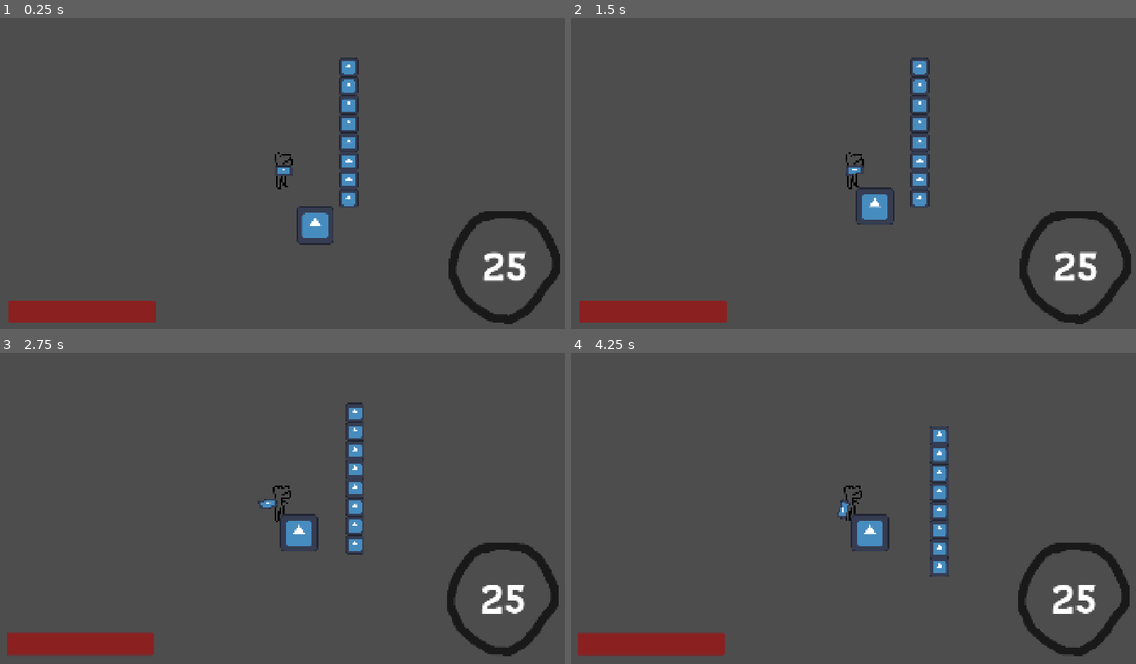
Above: before the commit, frames 1-4 (two rows, left to right).
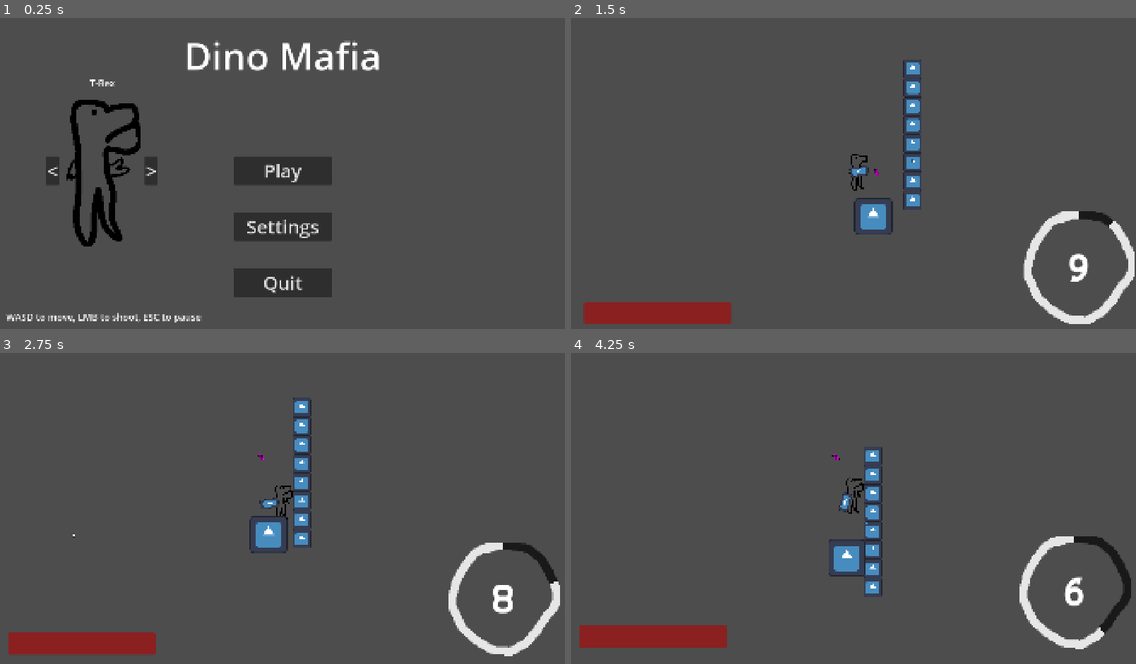
Above: after the commit, the same moments.

Repository: Username1930466/AppleSeedGameJam
Game: Godot game, scene res://scenes/Menu.tscn
Two runs of this game, one before a commit and one after it. Both use one fixed random seed, a clock stepped at 60 frames per second and the inputs below. Before the commit the project starts from res://scenes/game.tscn. The engine's default icon, where the game draws it, is replaced by a stand-in: a white triangle on a blue panel in a dark square.
Inputs (mouse positions are in pixels of both pictures, inside the frame that each line leads up to):
- Up to frame 1 (0.25 s): no input
- Up to frame 2 (1.5 s): click (853, 170) at 0.5 s, where only the run after the commit has a clickable "Play"; move the mouse to (977, 154) at 1.27 s; press the mouse at (977, 154) at 1.28 s; hold D (move_right) from 1.28 s (still down)
- Up to frame 3 (2.75 s): move the mouse to (169, 520) at 2.02 s; release D (move_right) at 2.03 s; release the mouse at (169, 520) at 2.03 s; hold S (move_down) from 2.03 s (still down); click (169, 520) at 2.1 s
- Up to frame 4 (4.25 s): move the mouse to (910, 436) at 2.77 s; release S (move_down) at 2.78 s; press the mouse at (910, 436) at 2.78 s; hold D (move_right) 2.78-3.53 s; move the mouse to (825, 567) at 3.52 s; release the mouse at (825, 567) at 3.53 s; hold W (move_up) from 3.53 s (still down); click (825, 567) at 3.6 s

The runs differ from the first frame. In frame 1, 13% of the frame differs, in the area x 1-100%, y 7-99%; in frame 2, 4.9%; in frame 3, 4.8%; in frame 4, 6.8%.
Error before the commit: Invalid access to property or key 'gun' on a base object of type 'Nil'. (res://scripts/gun.gd:18)

Commit message:
post conflicts fix

Diff:
--- a/project.godot
+++ b/project.godot
@@ -11,7 +11,7 @@
 [application]
 
 config/name="Dino Mafia"
-run/main_scene="uid://ck761pu6aihp1"
+run/main_scene="uid://5kcvuixub80q"
 config/features=PackedStringArray("4.4", "Forward Plus")
 config/icon="res://icon.svg"
 
--- a/resources/bases/dino.gd
+++ b/resources/bases/dino.gd
@@ -1,10 +1,10 @@
 class_name Dino
 extends Resource
 
-@export var name: String
+@export var name = ""
 @export var texture: Texture2D
-@export var speed: float
-@export var defense: float
-@export var max_health: float
+@export var speed = 0.0
+@export var defense = 0.0
+@export var max_health = 0.0
 @export var gun: Gun
 @export var melee_attack: MeleeAttack
--- a/resources/bases/gun.gd
+++ b/resources/bases/gun.gd
@@ -1,8 +1,8 @@
 class_name Gun
 extends Resource
 
-@export var min_damage: int
-@export var max_damage: int
-@export var cooldown: float
-@export var capacity: int
-@export var reload_time: float
+@export var min_damage = 0
+@export var max_damage = 0
+@export var cooldown = 0.0
+@export var capacity = 0
+@export var reload_time = 0.0
--- a/resources/bases/melee_attack.gd
+++ b/resources/bases/melee_attack.gd
@@ -1,7 +1,7 @@
 class_name MeleeAttack
 extends Resource
 
-@export var damage: float
-@export var defence_pierce: float
-@export var cooldown: float
-@export var type: String
+@export var damage = 0.0
+@export var defence_pierce = 0.0
+@export var cooldown = 0.0
+@export var type = ""
--- a/scenes/Menu.tscn
+++ b/scenes/Menu.tscn
@@ -7,7 +7,6 @@
 script = ExtResource("1_xdvgc")
 
 [node name="Camera2D" type="Camera2D" parent="."]
-zoom = Vector2(0.52, 0.645)
 
 [node name="Label" type="Label" parent="."]
 anchors_preset = 5
--- a/scripts/Global.gd
+++ b/scripts/Global.gd
@@ -5,7 +5,7 @@
 var player: CharacterBody2D
 var cam: Camera2D
 var paused = false
-var current_dino: Dino
+var current_dino = preload("res://resources/dinos/raptor.tres")
 var available_dinos = {0: preload("res://resources/dinos/t_rex.tres"), 1: preload("res://resources/dinos/raptor.tres")}
 
  # Settings
